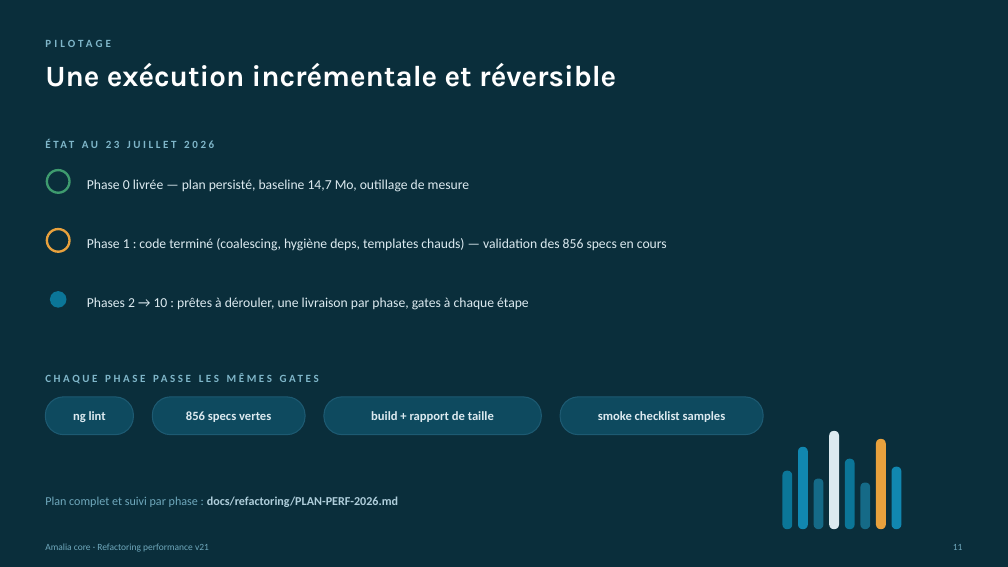
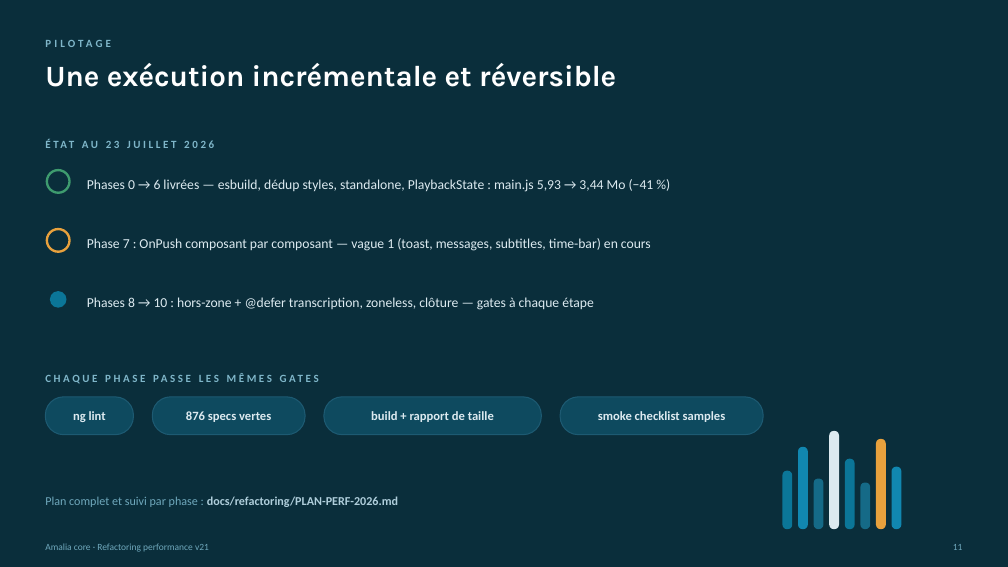
Before and after one commit to ina-foss/amalia.js_v2, a slide deck: slide 11 of docs/refactoring/ROADMAP-PERF-2026.pptx. Drawn at 1008x567 pixels with LibreOffice and Linux fonts; fonts in the diff are those of the drawing; background and template pictures are left out. Boxes give left, top, right and bottom in pixels: in the first picture for what was removed or moved away, otherwise in the second. Text is boxed around its words. In the diff, an @@ line names an element or a change of style, - is before the commit and + after.

```diff
--- a/docs/refactoring/ROADMAP-PERF-2026.pptx
+++ b/docs/refactoring/ROADMAP-PERF-2026.pptx
@@ text at <box>87,179,654,192</box>: text changed @@
-Phase 0 livrée — plan persisté, baseline 14,7 Mo, outillage de mesure
+Phases 0 → 6 livrées — esbuild, dédup styles, standalone, PlaybackState : main.js 5,93 → 3,44 Mo (−41 %)
@@ text at <box>87,238,651,251</box>: text changed @@
-Phase 1 : code terminé (coalescing, hygiène deps, templates chauds) — validation des 856 specs en cours
+Phase 7 : OnPush composant par composant — vague 1 (toast, messages, subtitles, time-bar) en cours
@@ text at <box>87,297,594,310</box>: text changed @@
-Phases 2 → 10 : prêtes à dérouler, une livraison par phase, gates à chaque étape
+Phases 8 → 10 : hors-zone + @defer transcription, zoneless, clôture — gates à chaque étape
@@ text at <box>186,411,271,422</box>: text changed @@
-856 specs vertes
+876 specs vertes
```
Also in this commit, not shown: 4 other slides changed.
